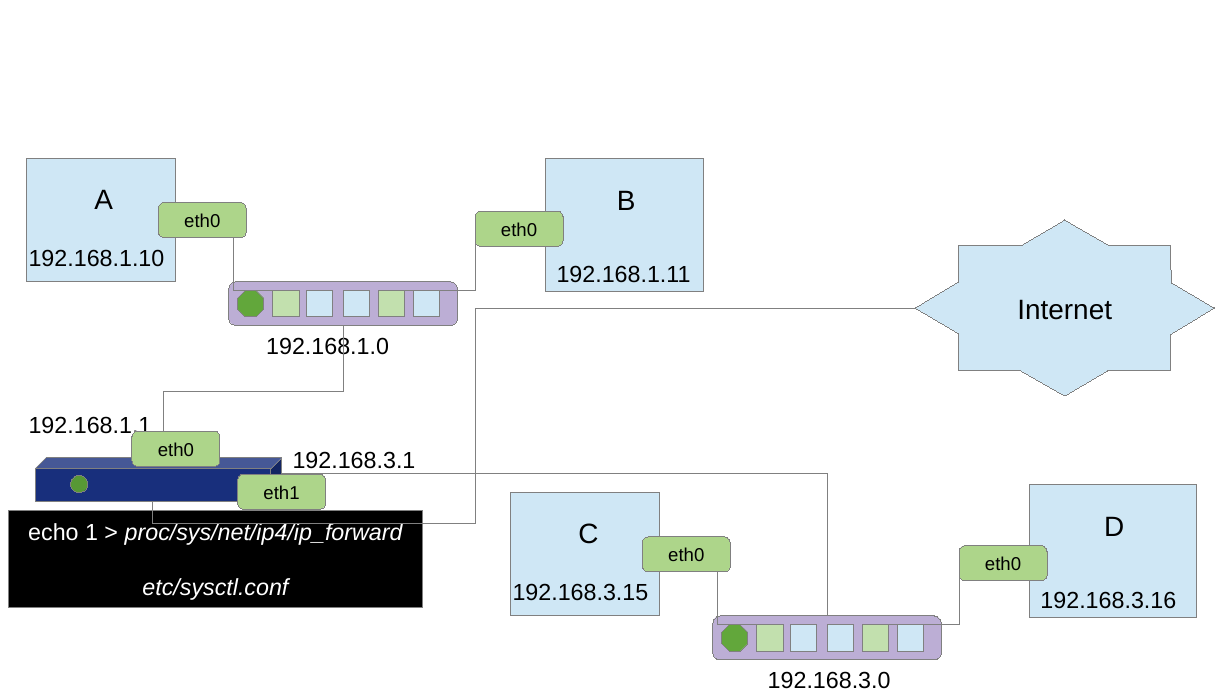
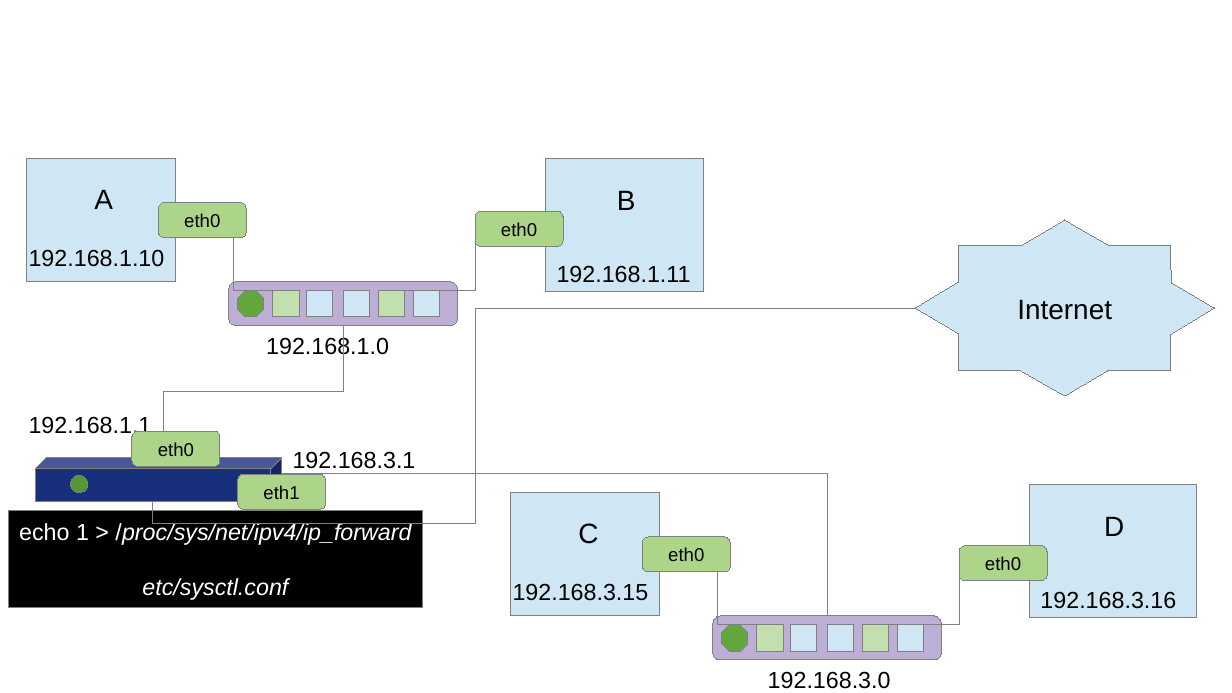
Before and after one commit to dvriesman/agile-devops, a slide deck: slide 12 of week2/redes_docker.odp. Drawn at 1232x693 pixels with LibreOffice and Linux fonts; fonts in the diff are those of the drawing; background and template pictures are left out. Boxes give left, top, right and bottom in pixels: in the first picture for what was removed or moved away, otherwise in the second. Text is boxed around its words. In the diff, an @@ line names an element or a change of style, - is before the commit and + after.

```diff
--- a/week2/redes_docker.odp
+++ b/week2/redes_docker.odp
@@ text in rectangle at [19,521,411,545]: text changed @@
-echo 1 > proc/sys/net/ip4/ip_forward
+echo 1 > /proc/sys/net/ipv4/ip_forward
```
Also in this commit, not shown: 1 other slide changed, 36 other files.
